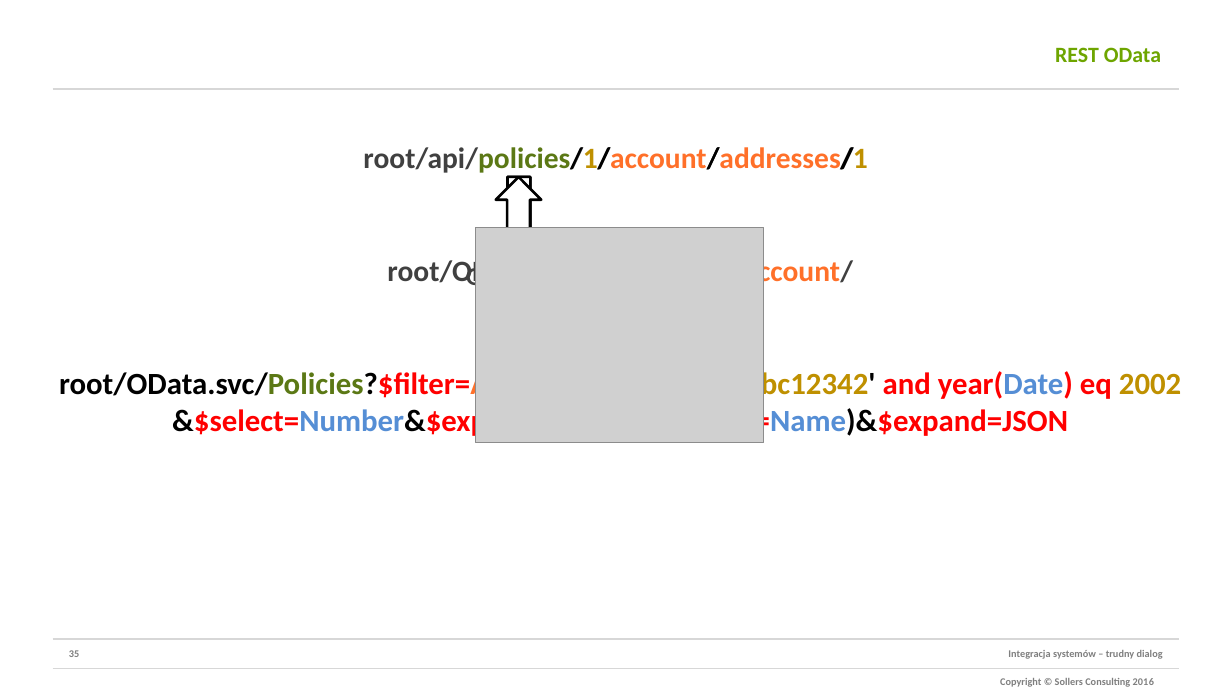
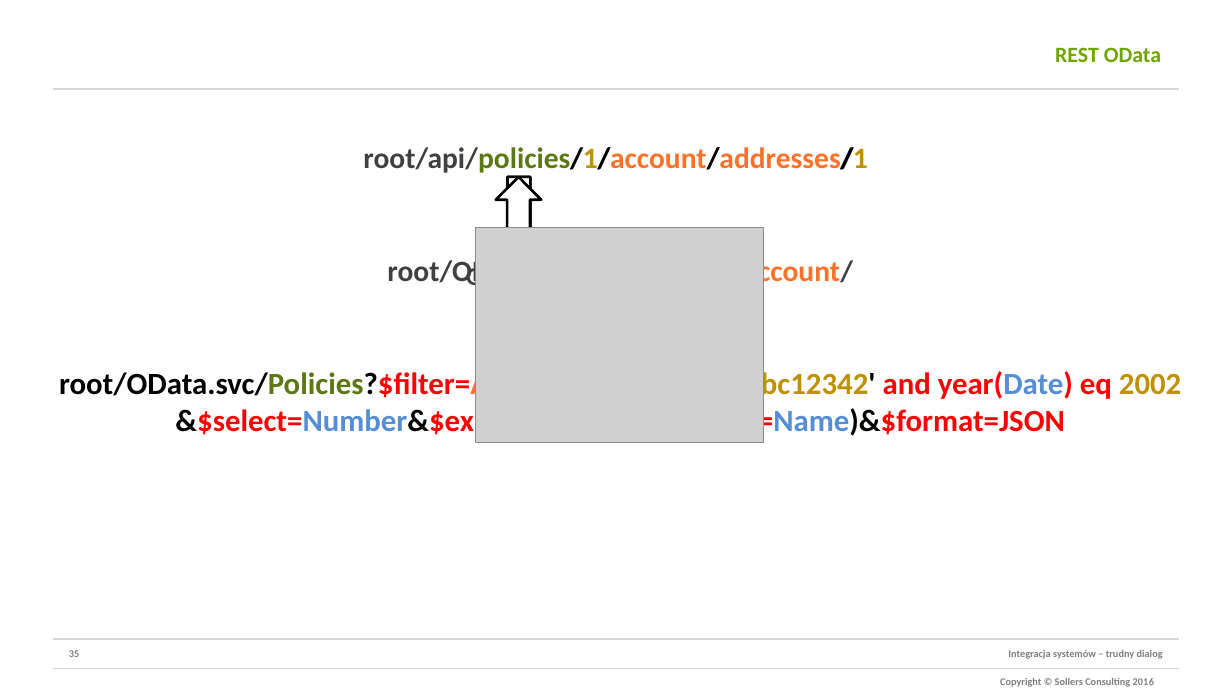
Before and after one commit to sollersconsulting/umcs2016, a slide deck: slide 35 of integracje.ppsx. Drawn at 1232x693 pixels with LibreOffice and Linux fonts; fonts in the diff are those of the drawing; grey boxes stand for pictures; background and template pictures are left out. Boxes give left, top, right and bottom in pixels: in the first picture for what was removed or moved away, otherwise in the second. Text is boxed around its words. In the diff, an @@ line names an element or a change of style, - is before the commit and + after.

Commit message:
Add files via upload
Typo fixed

```diff
--- a/integracje.ppsx
+++ b/integracje.ppsx
@@ text at bbox=[59, 368, 1181, 439]: text changed @@
-root/OData.svc/Policies?$filter=Account/Number eq 'abc12342' and year(Date) eq 2002 &$select=Number&$expand=Account($select=Name)&$expand=JSON
+root/OData.svc/Policies?$filter=Account/Number eq 'abc12342' and year(Date) eq 2002 &$select=Number&$expand=Account($select=Name)&$format=JSON
```
